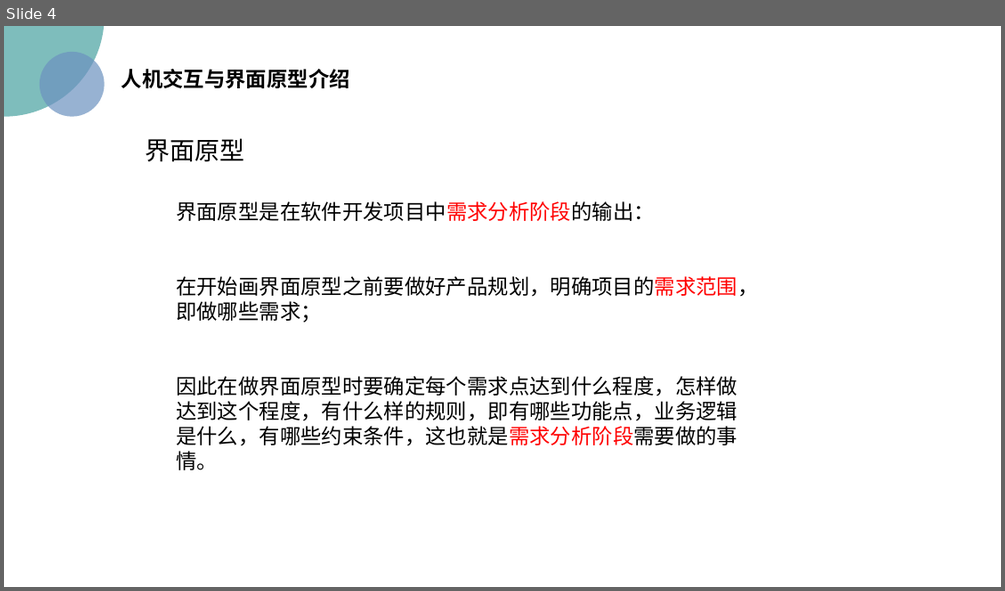
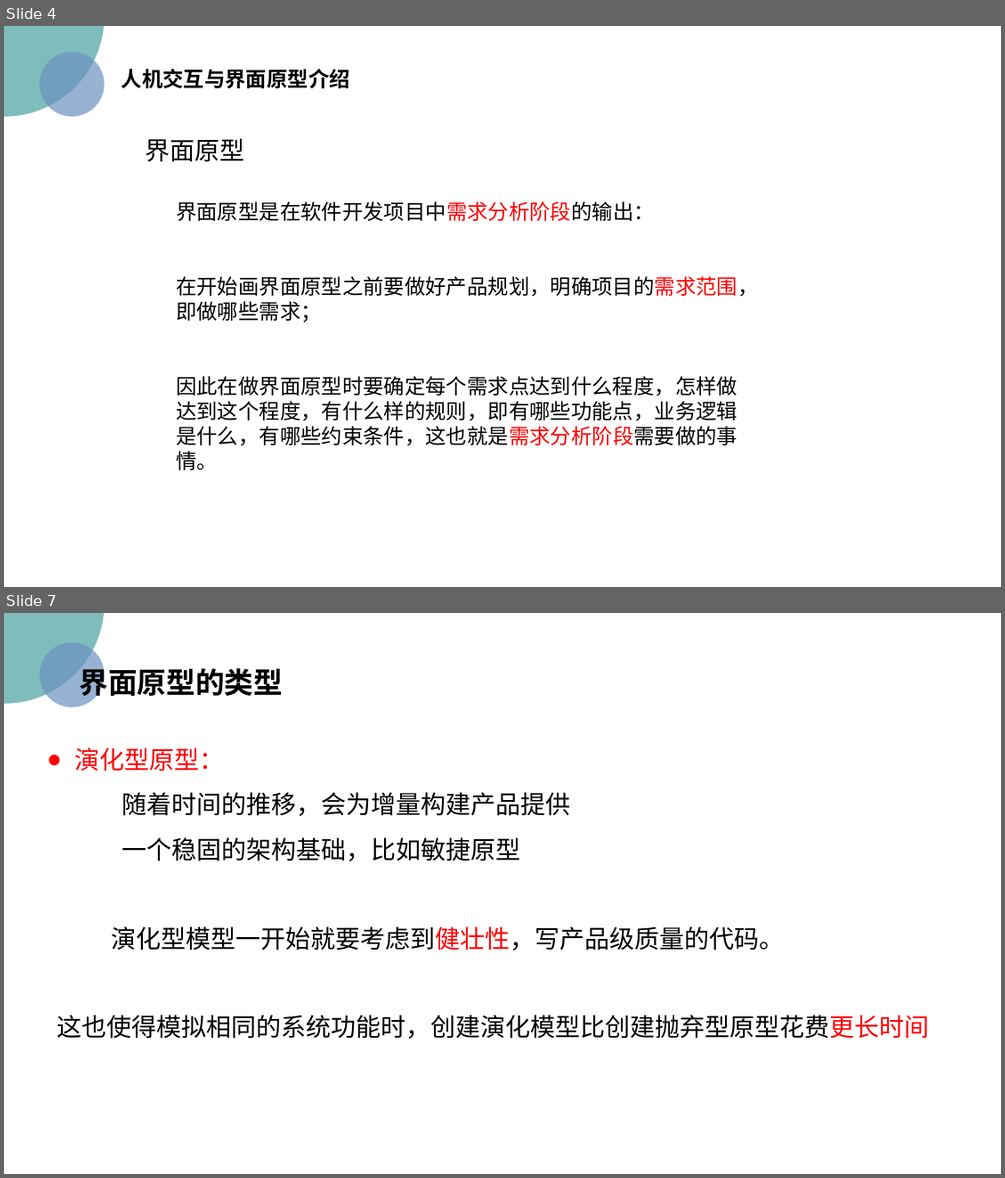
Before and after one commit to PRD2018/PRD2018-G15, a slide deck: 2018-11-4/UML基础2—吕迪部分.pptx. Shown one above the other, each under a label of ours: slide 4 before the commit, slides 4 and 7 after it; the slides between them are not shown. The pictures are 1005x591 and 1005x1178 pixels, drawn with LibreOffice and Linux fonts; fonts in the diff are those of the drawing; background and template pictures are left out. Boxes give left, top, right and bottom in pixels: in the first picture for what was removed or moved away, otherwise in the second. Text is boxed around its words. In the diff, an @@ line names an element or a change of style, - is before the commit and + after.

```diff
--- a/2018-11-4/UML基础2—吕迪部分.pptx
+++ b/2018-11-4/UML基础2—吕迪部分.pptx
@@ slide 7 added at (4, 613, 1001, 1174), background picture (left out) @@
@@ ellipse added at (4, 613, 105, 704), fill #48A2A0 at 70% opacity @@
@@ ellipse added at (39, 642, 105, 707), fill #6C92C0 at 70% opacity @@
@@ text added at (80, 664, 283, 701), 28 pt, text #000000, bold @@
+界面原型的类型
@@ text added at (75, 747, 570, 861), 24 pt, text #000000 @@
+● 演化型原型：
+随着时间的推移，会为增量构建产品提供
+一个稳固的架构基础，比如敏捷原型
@@ text added at (112, 926, 785, 950), 24 pt, text #000000 @@
+演化型模型一开始就要考虑到健壮性，写产品级质量的代码。
@@ text added at (57, 1014, 930, 1038), 24 pt, text #000000 @@
+这也使得模拟相同的系统功能时，创建演化模型比创建抛弃型原型花费更长时间
```
Also in this commit, not shown: 1 slide changed, 29 other slides added, 1 other file.
